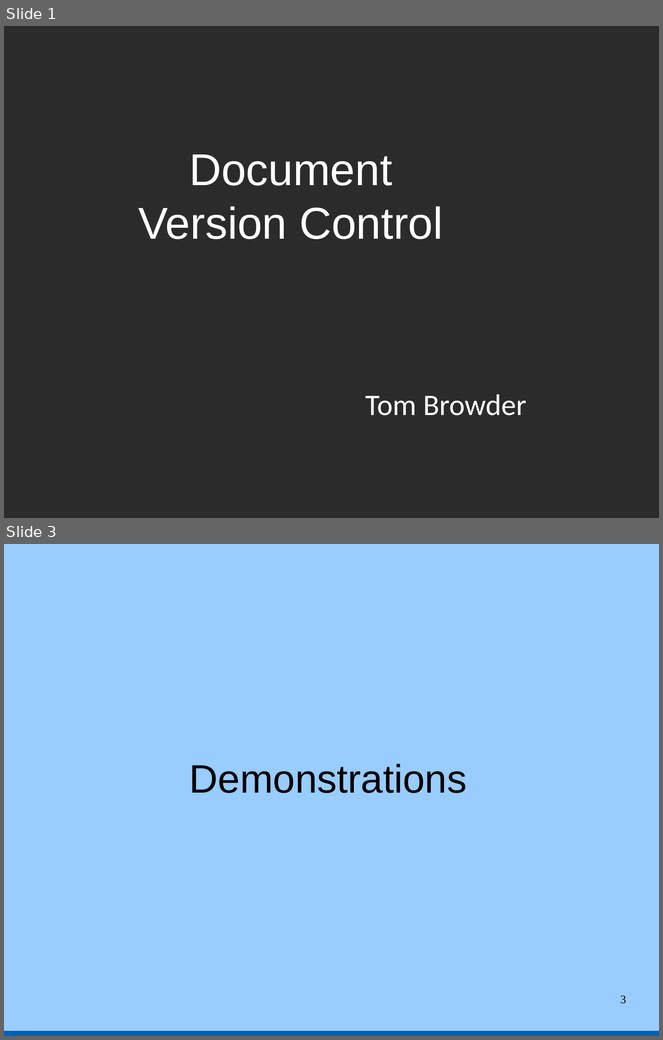
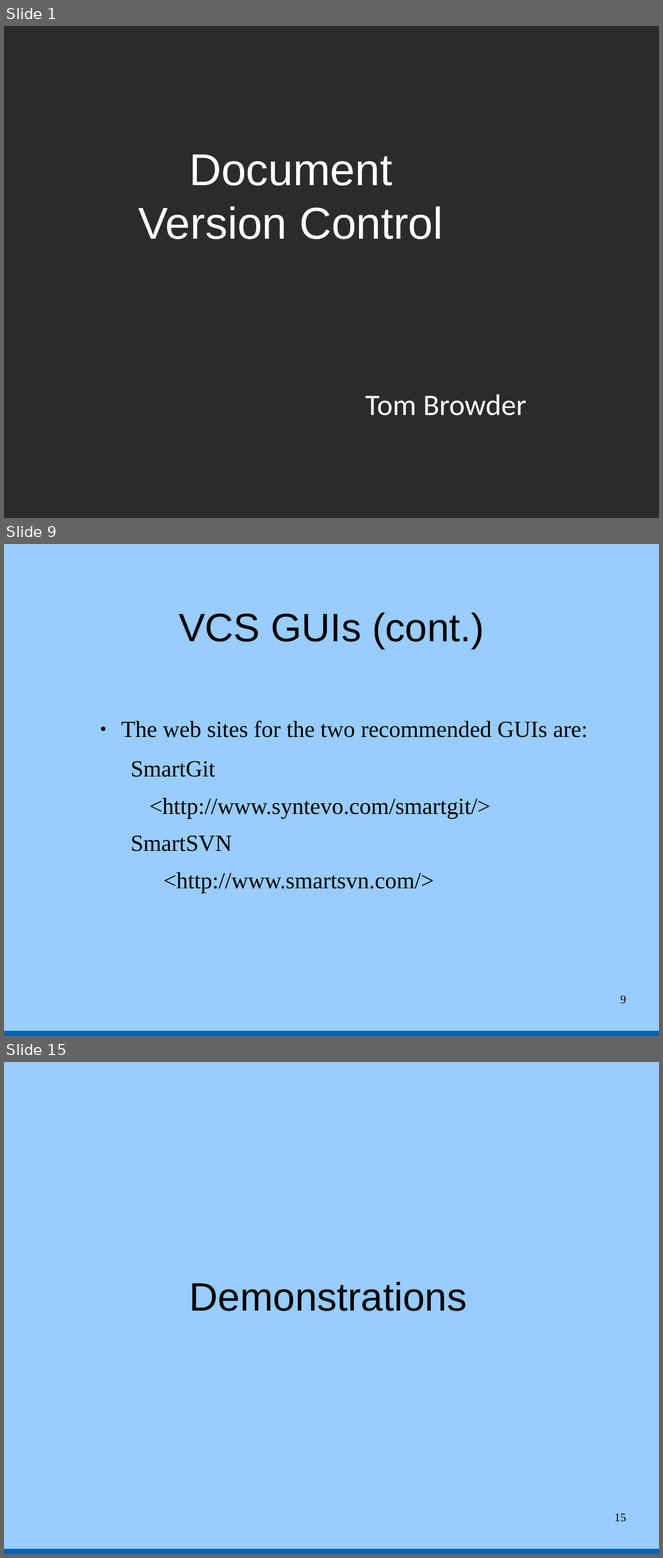
Before and after one commit to tbrowder/nwflug, a slide deck: NWFLUG/mtg-2015-07-06/version-control.odp. Shown one above the other, each under a label of ours: slides 1 and 3 before the commit, slides 1, 9 and 15 after it; the slides between them are not shown. The pictures are 663x1040 and 663x1558 pixels, drawn with LibreOffice and Linux fonts; fonts in the diff are those of the drawing; background and template pictures are left out; a plain dark background stands for a picture behind light text. Boxes give left, top, right and bottom in pixels: in the first picture for what was removed or moved away, otherwise in the second. Text is boxed around its words. In the diff, an @@ line names an element or a change of style, - is before the commit and + after.

```diff
--- a/NWFLUG/mtg-2015-07-06/version-control.odp
+++ b/NWFLUG/mtg-2015-07-06/version-control.odp
@@ slide 9 added at (4, 544, 659, 1036), background #99CCFF; not listed: 1 template element that a slide beside it also shows @@
@@ title added at (179, 612, 484, 649), 48 pt, text #000000 @@
+VCS GUIs (cont.)
@@ text added at (122, 720, 587, 892), 28 pt, text #000000 @@
+● The web sites for the two recommended GUIs are:
+  SmartGit
+  <http://www.syntevo.com/smartgit/>
+  SmartSVN
+    <http://www.smartsvn.com/>
@@ page number added at (621, 995, 626, 1004), 14 pt, text #000000 @@
+9
@@ what was slide 3 is now slide 15 @@
@@ page number at (614, 1513, 626, 1522): text changed @@
-3
+15
```
Also in this commit, not shown: 1 slide changed, 12 other slides added.
